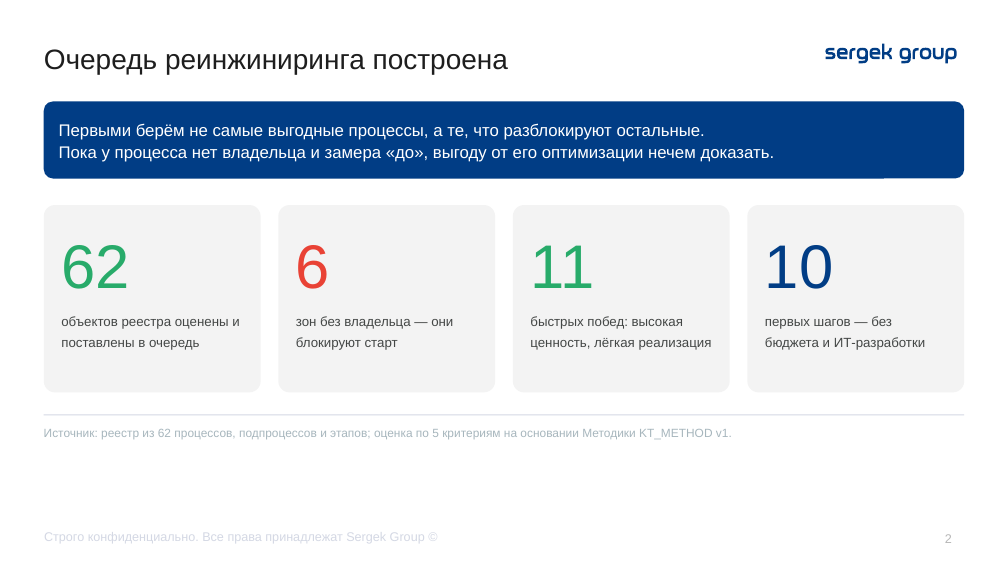
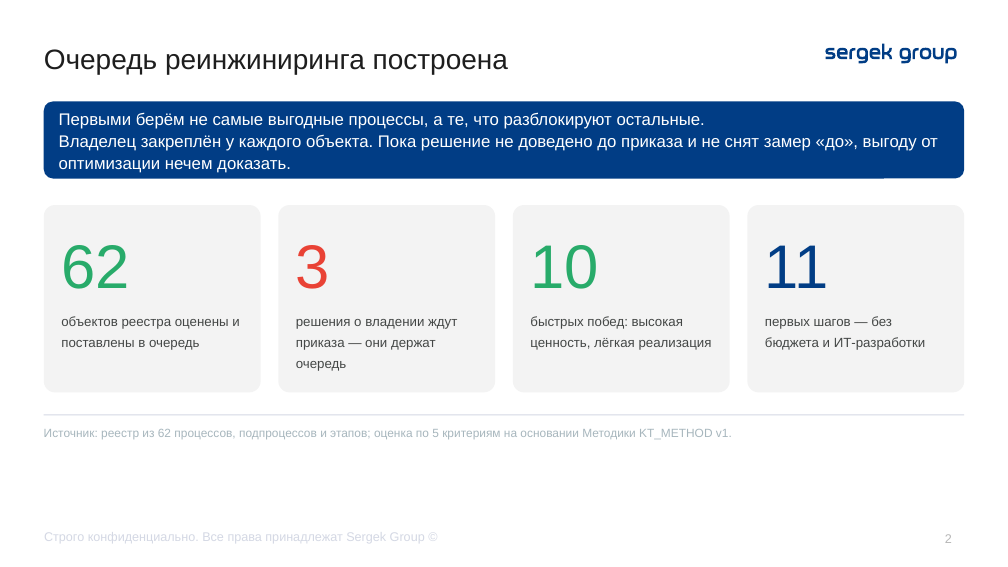
Before and after one commit to TemeshevProject/SG-DUP-Project, a slide deck: slide 2 of dup_project/02_Презентация/ДУП_Приоритеты_реинжиниринга_презентация.pptx. Drawn at 1008x567 pixels with LibreOffice and Linux fonts; fonts in the diff are those of the drawing. Boxes give left, top, right and bottom in pixels: in the first picture for what was removed or moved away, otherwise in the second. Text is boxed around its words. In the diff, an @@ line names an element or a change of style, - is before the commit and + after.

```diff
--- a/dup_project/02_Презентация/ДУП_Приоритеты_реинжиниринга_презентация.pptx
+++ b/dup_project/02_Презентация/ДУП_Приоритеты_реинжиниринга_презентация.pptx
@@ text in rounded rectangle at (x1=59, y1=134, x2=938, y2=173): text changed @@
-Пока у процесса нет владельца и замера «до», выгоду от его оптимизации нечем доказать.
+Владелец закреплён у каждого объекта. Пока решение не доведено до приказа и не снят замер «до», выгоду от оптимизации нечем доказать.
@@ text at (x1=296, y1=245, x2=330, y2=289): text changed @@
-6
+3
@@ text at (x1=530, y1=245, x2=598, y2=289): text changed @@
-11
+10
@@ text at (x1=765, y1=245, x2=829, y2=288): text changed @@
-10
+11
@@ text at (x1=296, y1=319, x2=457, y2=371): text changed @@
-зон без владельца — они блокируют старт
+решения о владении ждут приказа — они держат очередь
```
Also in this commit, not shown: 7 other slides changed, 9 other files.
